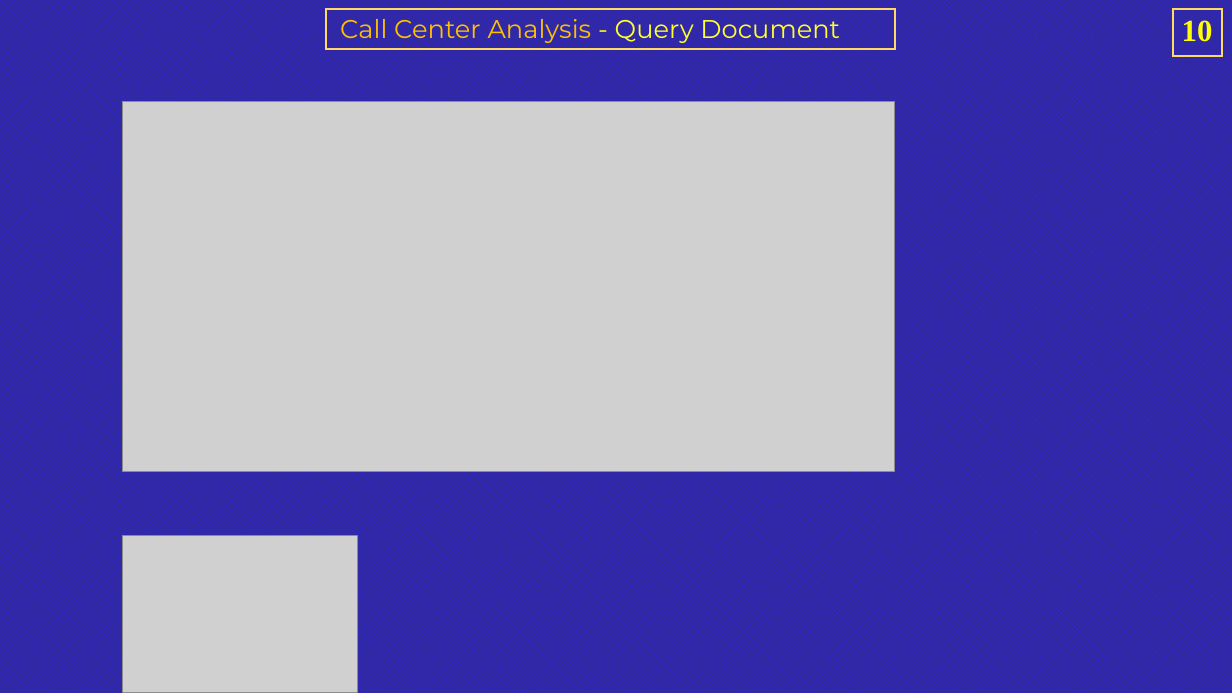
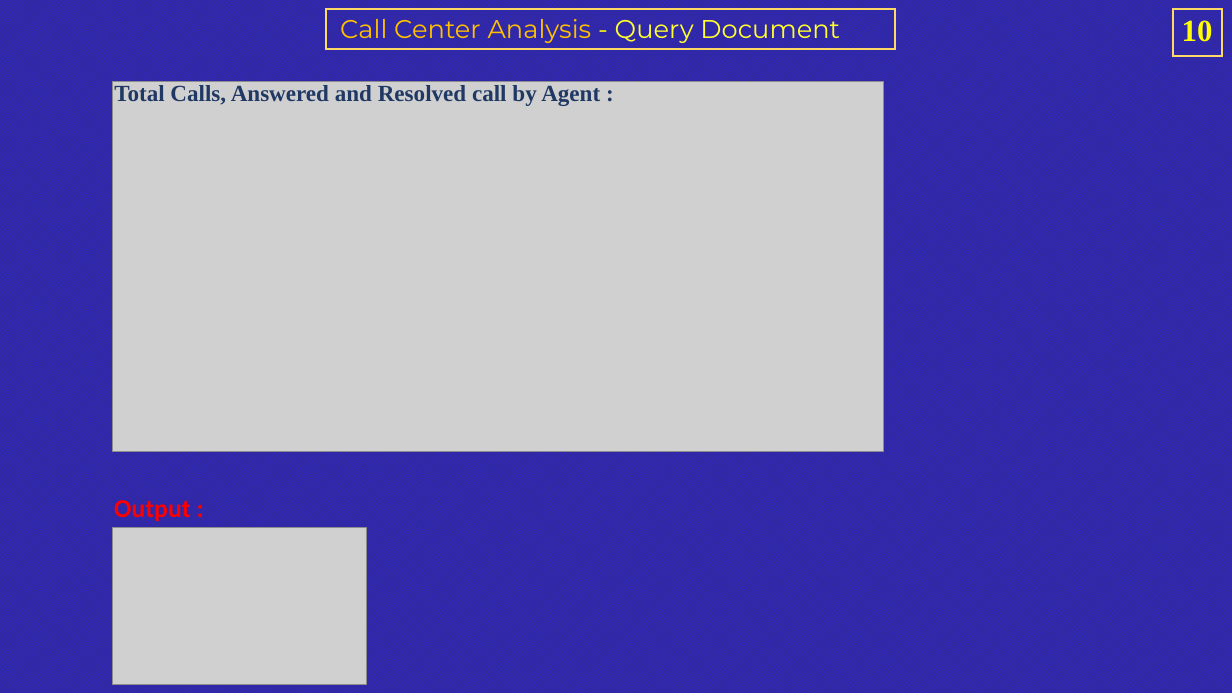
Before and after one commit to rashmi0007/call_center_dashboard, a slide deck: slide 10 of Query_doc_powerpoint.pptx. Drawn at 1232x693 pixels with LibreOffice and Linux fonts; fonts in the diff are those of the drawing; grey boxes stand for pictures. Boxes give left, top, right and bottom in pixels: in the first picture for what was removed or moved away, otherwise in the second. Text is boxed around its words. In the diff, an @@ line names an element or a change of style, - is before the commit and + after.

```diff
--- a/Query_doc_powerpoint.pptx
+++ b/Query_doc_powerpoint.pptx
@@ picture: place and size @@
-picture at bbox=[123, 102, 895, 472]
+picture at bbox=[113, 81, 884, 452]
@@ text added at bbox=[114, 85, 600, 106], 18 pt, text #203864, bold @@
+Total Calls, Answered and Resolved call by Agent :
@@ text added at bbox=[114, 496, 190, 521], 20 pt, text #FF0000, bold @@
+Output :
@@ picture: place and size @@
-picture at bbox=[123, 536, 358, 692]
+picture at bbox=[113, 528, 367, 684]
```
Also in this commit, not shown: 12 other slides changed, 1 other file.
